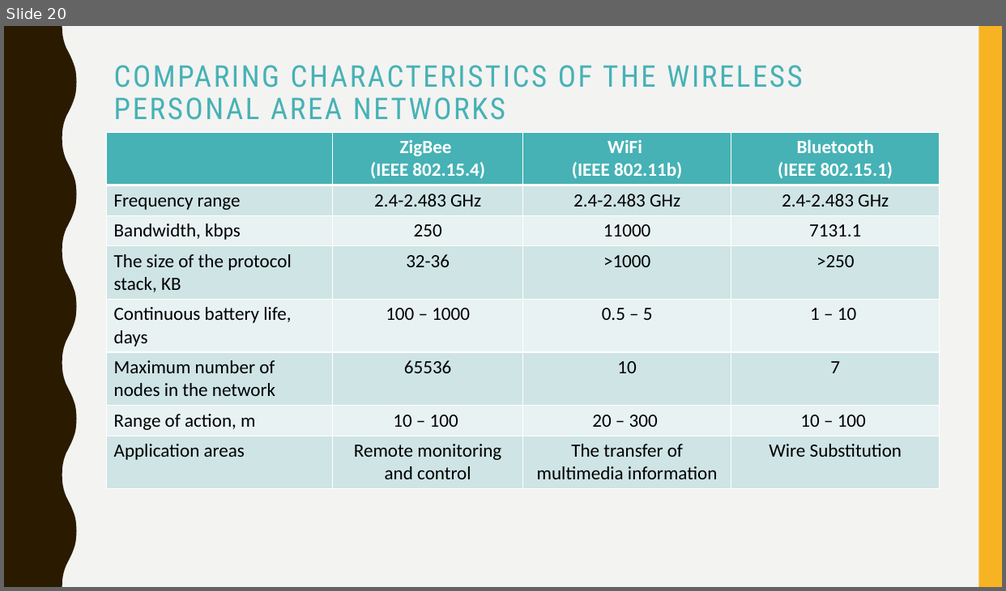
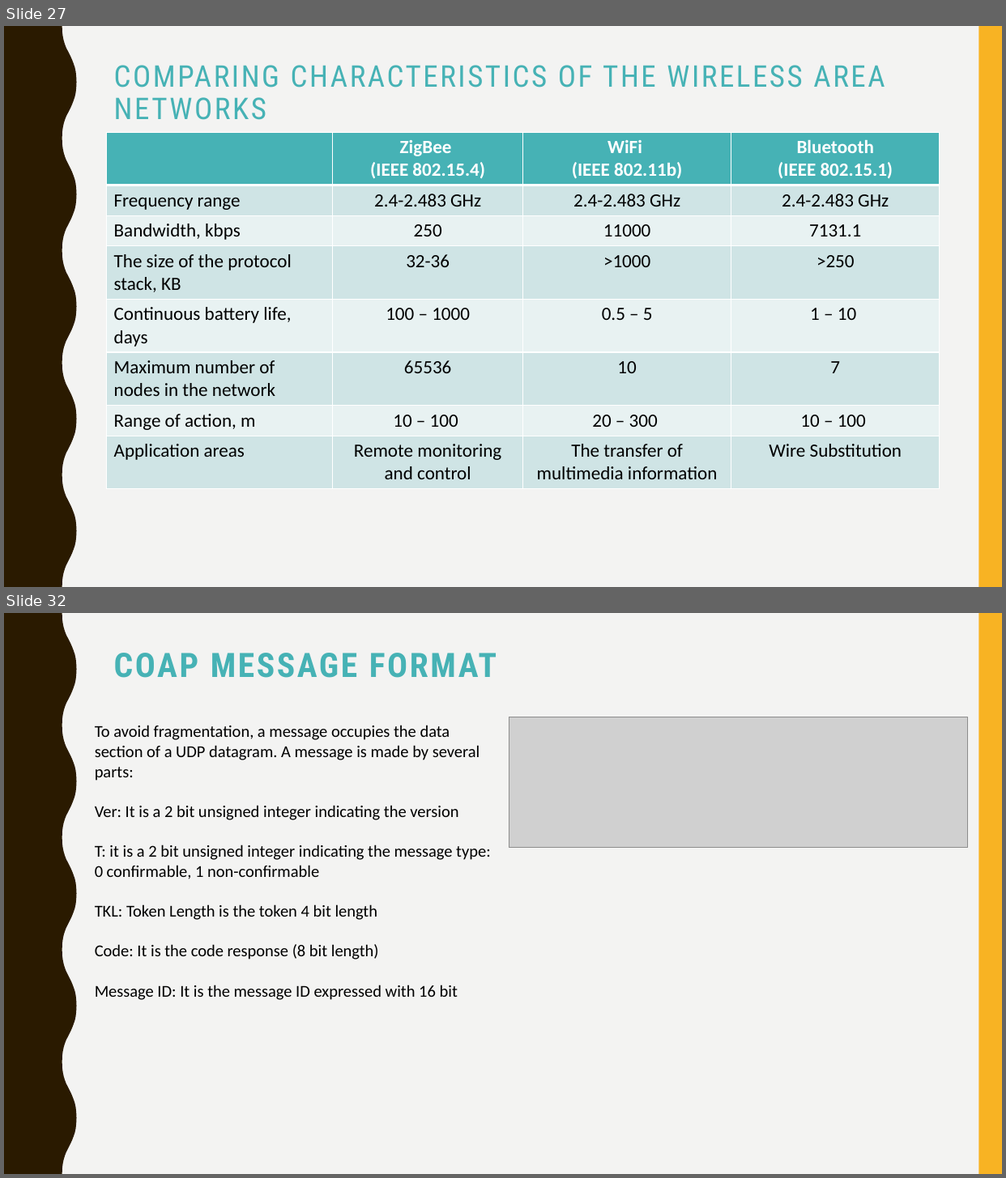
Before and after one commit to vladipirogov/IOT_presentation, a slide deck: Network Data Transfer Protocols in IoT & Embedded.pptx. Shown one above the other, each under a label of ours: slide 20 before the commit, slides 27 and 32 after it; the slides between them are not shown. The pictures are 1006x591 and 1006x1178 pixels, drawn with LibreOffice and Linux fonts; fonts in the diff are those of the drawing; grey boxes stand for pictures. Boxes give left, top, right and bottom in pixels: in the first picture for what was removed or moved away, otherwise in the second. Text is boxed around its words. In the diff, an @@ line names an element or a change of style, - is before the commit and + after.

```diff
--- a/Network Data Transfer Protocols in IoT & Embedded.pptx
+++ b/Network Data Transfer Protocols in IoT & Embedded.pptx
@@ slide 32 added at (4,613,1002,1174), background #F3F3F2; not listed: 2 template elements that a slide beside it also shows @@
@@ title added at (114,653,497,678), 32.4 pt, text #46B2B5, bold @@
+COAP MESSAGE FORMAT
@@ text added at (95,725,491,1000), 16 pt, text #000000 @@
+To avoid fragmentation, a message occupies the data section of a UDP datagram. A message is made by several parts:
+Ver: It is a 2 bit unsigned integer indicating the version
+T: it is a 2 bit unsigned integer indicating the message type: 0 confirmable, 1 non-confirmable
+TKL: Token Length is the token 4 bit length
+Code: It is the code response (8 bit length)
+Message ID: It is the message ID expressed with 16 bit
@@ picture added at (509,717,967,848) @@
@@ what was slide 20 is now slide 27 @@
@@ slide 27 changed as well @@
@@ title at (114,65,884,120): text changed @@
-COMPARING CHARACTERISTICS OF THE WIRELESS PERSONAL AREA NETWORKS
+COMPARING CHARACTERISTICS OF THE WIRELESS AREA NETWORKS
```
Also in this commit, not shown: 3 other slides changed, 15 other slides added.
